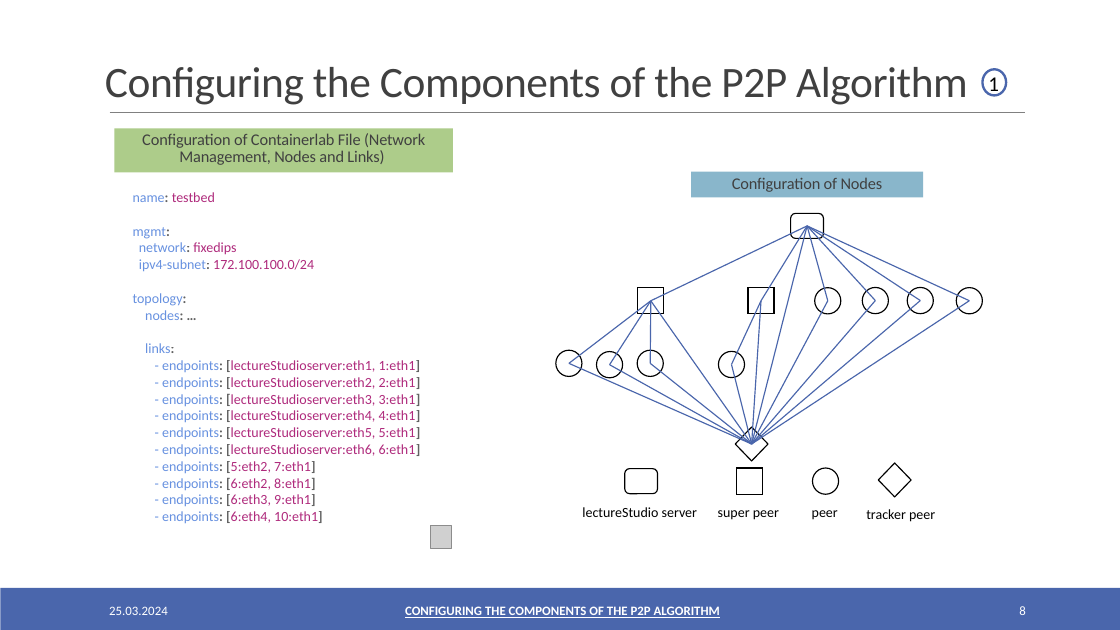
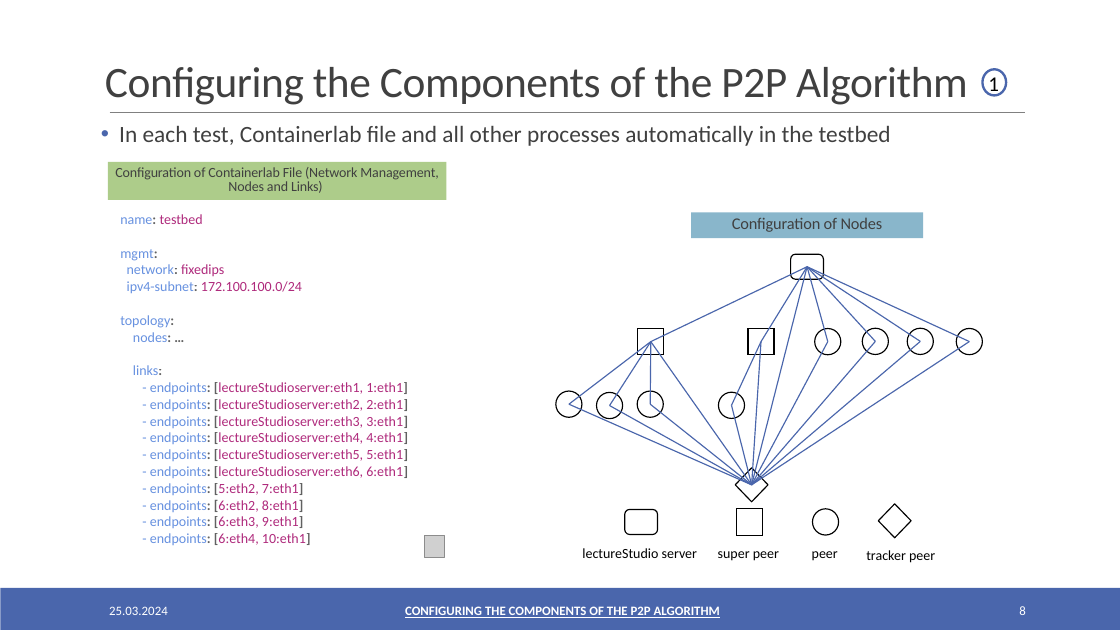
Before and after one commit to oezcankaraca/abschlussvortrag, a slide deck: slide 8 of Abschlussvortrag.pptx. Drawn at 1120x630 pixels with LibreOffice and Linux fonts; fonts in the diff are those of the drawing; grey boxes stand for pictures. Boxes give left, top, right and bottom in pixels: in the first picture for what was removed or moved away, otherwise in the second. Text is boxed around its words. In the diff, an @@ line names an element or a change of style, - is before the commit and + after.

```diff
--- a/Abschlussvortrag.pptx
+++ b/Abschlussvortrag.pptx
@@ text added at [119, 126, 891, 146], 20 pt, text #404040 @@
+• In each test, Containerlab file and all other processes automatically in the testbed
@@ rectangle "Configuration of Containerlab File (Network ...": place and size @@
-rectangle "Configuration of Containerlab File (Network ..." at [114, 129, 453, 173]
+rectangle "Configuration of Containerlab File (Network ..." at [108, 162, 446, 200]
@@ rectangle "Configuration of Containerlab File (Network ..." at [108, 162, 446, 200]: size 14 to 12 pt @@
@@ text "name: testbed": place and size @@
-text "name: testbed" at [133, 192, 421, 523]
+text "name: testbed" at [120, 214, 408, 545]
@@ 21 lines, 9 ellipses, 4 texts, 4 rectangles, 2 rounded rectangles, 2 freeform shapes: place and size @@
-21 lines, 9 ellipses, 4 texts, 4 rectangles, 2 rounded rectangles, 2 freeform shapes at [556, 171, 982, 522]
+21 lines, 9 ellipses, 4 texts, 4 rectangles, 2 rounded rectangles, 2 freeform shapes at [556, 213, 982, 563]
@@ picture: place and size @@
-picture at [431, 526, 451, 549]
+picture at [424, 535, 444, 558]
```
Also in this commit, not shown: 11 other slides changed, 2 other files.
